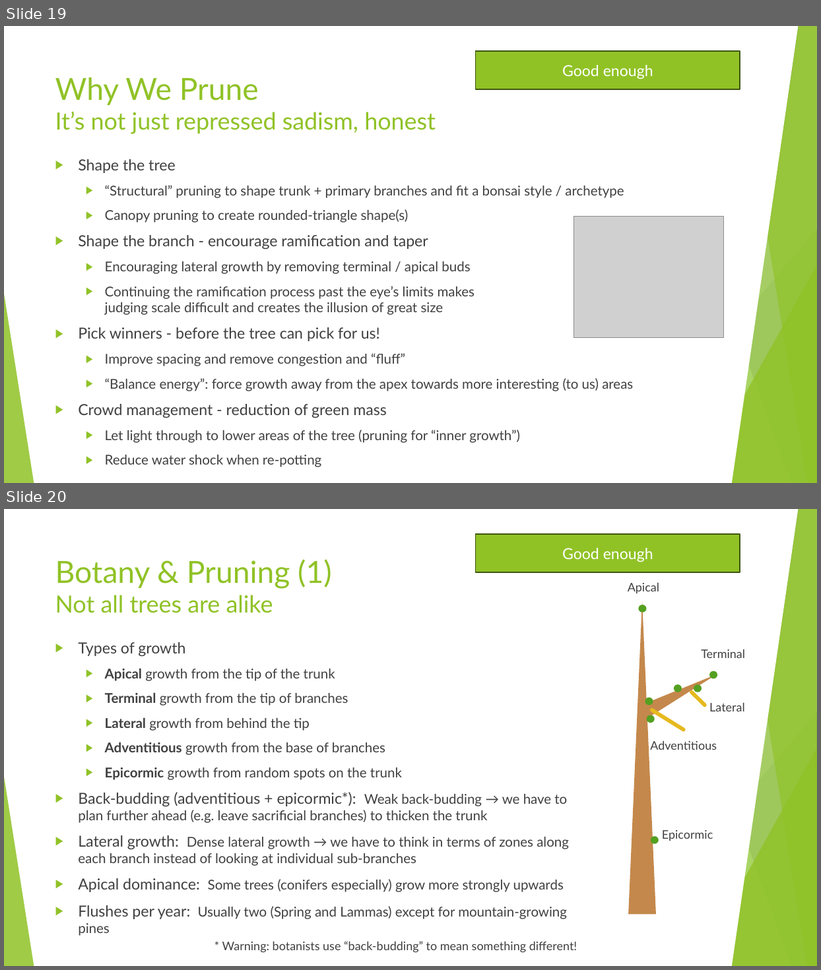
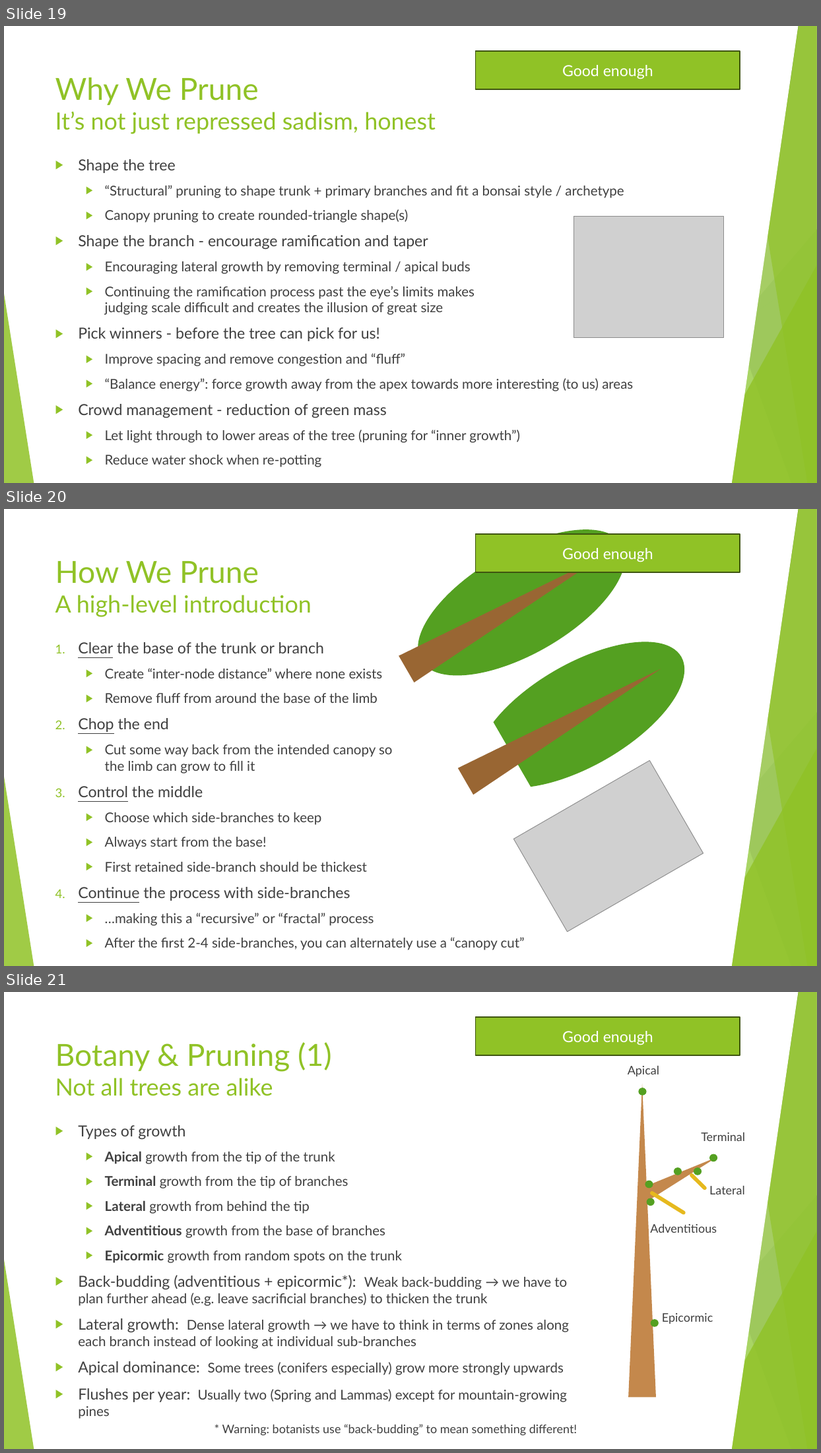
Before and after one commit to AlexLabram/Bonsai, a slide deck: Courseware/Bonsai On A Budget (running).pptx. Shown one above the other, each under a label of ours: slides 19 and 20 before the commit, slides 19, 20 and 21 after it. The pictures are 821x970 and 821x1453 pixels, drawn with LibreOffice and Linux fonts; fonts in the diff are those of the drawing; grey boxes stand for pictures. Boxes give left, top, right and bottom in pixels: in the first picture for what was removed or moved away, otherwise in the second. Text is boxed around its words. In the diff, an @@ line names an element or a change of style, - is before the commit and + after.

Commit message:
Added "situationals" section
Added first pass of "clear / chop / control / continue" summary
Forgot to add indicator of where work is being done at each phase - add later!

```diff
--- a/Courseware/Bonsai On A Budget (running).pptx
+++ b/Courseware/Bonsai On A Budget (running).pptx
@@ slide 20 added at (4, 509, 817, 966), background #FFFFFF; not listed: 10 template elements that a slide beside it also shows @@
@@ ellipse added at (395, 509, 648, 705), fill #54A021 @@
@@ parallelogram added at (459, 509, 797, 966), fill #FFFFFF, outline #FFFFFF 1.5 pt @@
@@ trapezoid added at (399, 543, 609, 683), fill #996633 @@
@@ rectangle added at (475, 534, 741, 573), fill #90C226, outline #3F5511 1.5 pt, 18 pt, text #FFFFFF @@
+Good enough
@@ title added at (55, 561, 312, 617), 28 pt, text #90C226 @@
+How We Prune
+A high-level introduction
@@ ellipse added at (455, 613, 708, 817), fill #54A021 @@
@@ text added at (78, 642, 525, 951), 16 pt, text #404040 @@
+1. Clear the base of the trunk or branch
+  ▶ Create “inter-node distance” where none exists
+  ▶ Remove fluff from around the base of the limb
+2. Chop the end
+  ▶ Cut some way back from the intended canopy so
+    the limb can grow to fill it
+3. Control the middle
+  ▶ Choose which side-branches to keep
+  ▶ Always start from the base!
+  ▶ First retained side-branch should be thickest
+4. Continue the process with side-branches
+  ▶ …making this a “recursive” or “fractal” process
+  ▶ After the first 2-4 side-branches, you can alternately use a “canopy cut”
@@ trapezoid added at (458, 656, 669, 795), fill #996633 @@
@@ rectangle added at (440, 710, 538, 826), fill #FFFFFF @@
@@ picture added at (514, 760, 704, 932) @@
@@ what was slide 20 is now slide 21 @@
```
Also in this commit, not shown: 2 slides changed, 11 other slides added.
